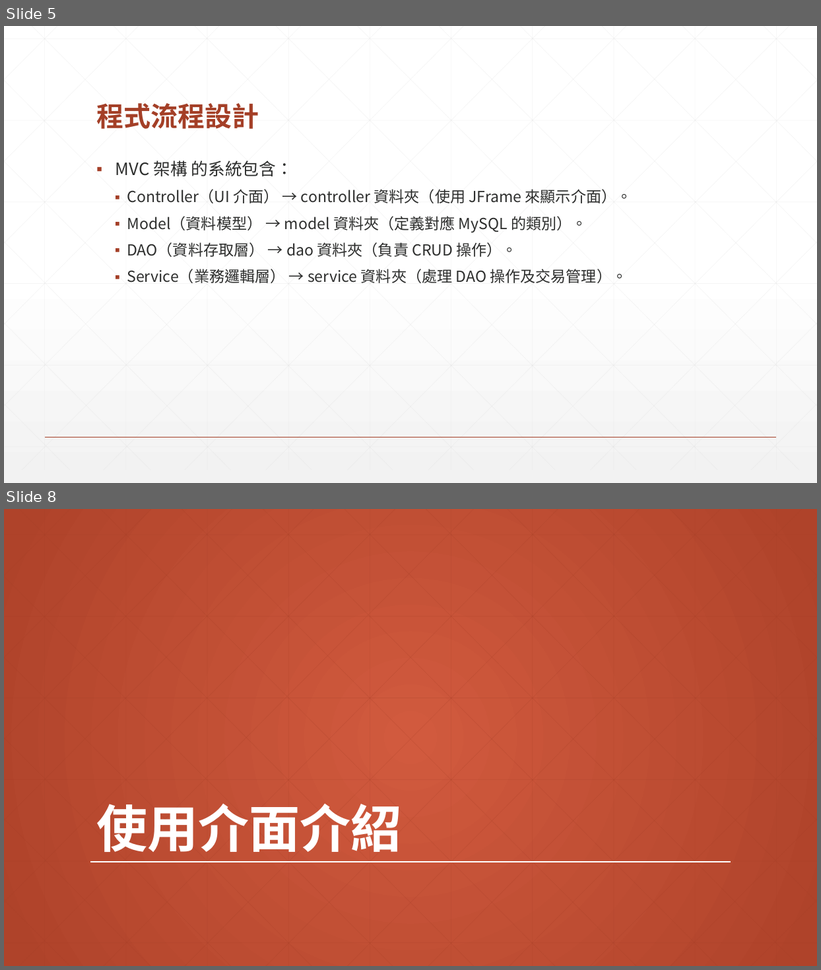
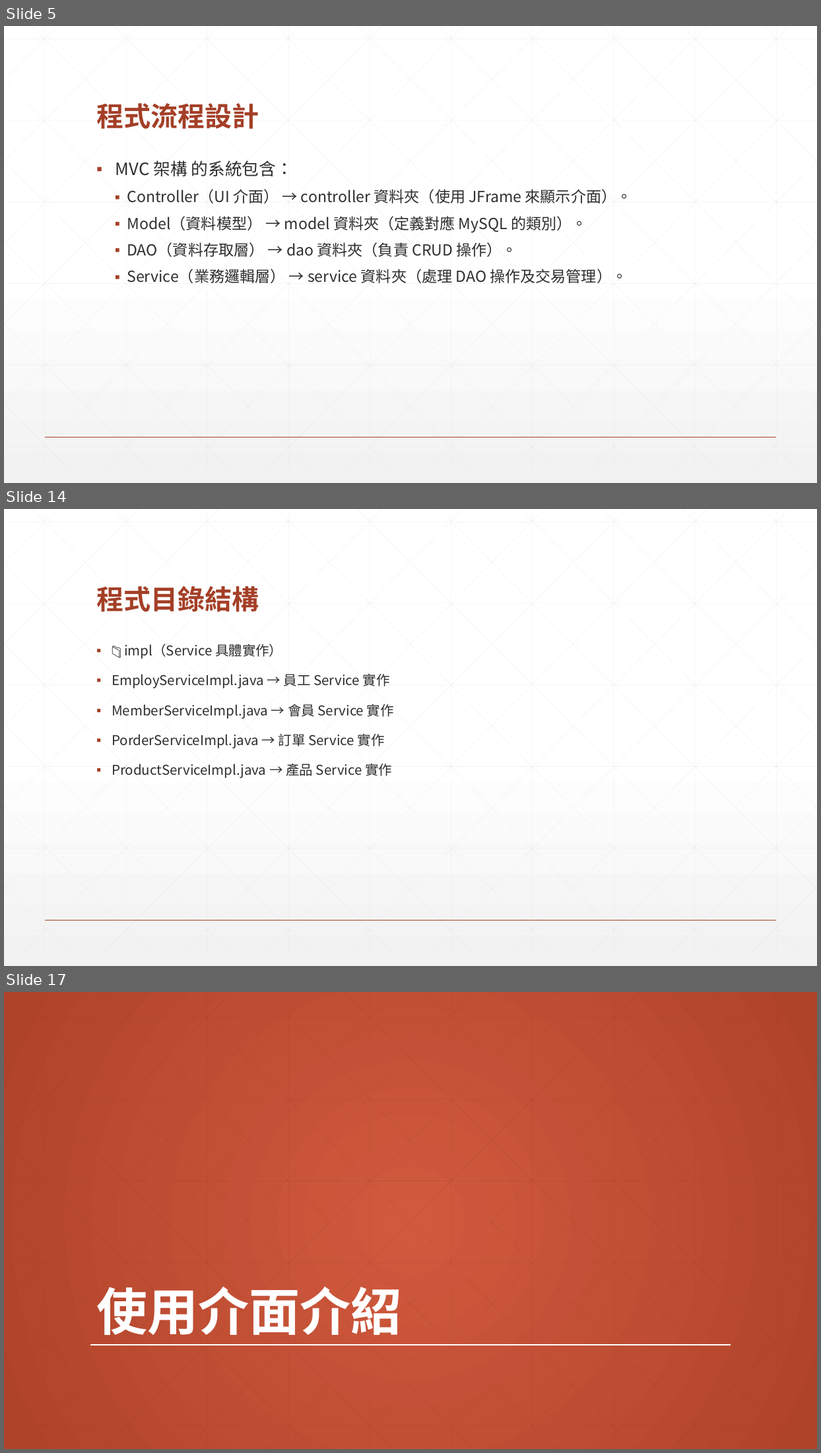
Before and after one commit to guyverfax/SportProject, a slide deck: 作業5-體育用品店訂單和庫存管理系統.pptx. Shown one above the other, each under a label of ours: slides 5 and 8 before the commit, slides 5, 14 and 17 after it; the slides between them are not shown. The pictures are 821x970 and 821x1453 pixels, drawn with LibreOffice and Linux fonts; fonts in the diff are those of the drawing. Boxes give left, top, right and bottom in pixels: in the first picture for what was removed or moved away, otherwise in the second. Text is boxed around its words. In the diff, an @@ line names an element or a change of style, - is before the commit and + after.

```diff
--- a/作業5-體育用品店訂單和庫存管理系統.pptx
+++ b/作業5-體育用品店訂單和庫存管理系統.pptx
@@ slide 14 added at (x1=4, y1=509, x2=817, y2=966), background gradient #FFFFFF to #F2F2F2; not listed: 47 template elements that a slide beside it also shows @@
@@ title added at (x1=96, y1=586, x2=259, y2=612), 32 pt, text #A43F27, bold @@
+程式目錄結構
@@ text added at (x1=112, y1=644, x2=394, y2=778), 16 pt, text #2D2E2D @@
+▪ 📁 impl（Service 具體實作）
+▪ EmployServiceImpl.java → 員工 Service 實作
+▪ MemberServiceImpl.java → 會員 Service 實作
+▪ PorderServiceImpl.java → 訂單 Service 實作
+▪ ProductServiceImpl.java → 產品 Service 實作
@@ what was slide 8 is now slide 17 @@
```
Also in this commit, not shown: 10 slides changed, 26 other slides added, 2 slides removed.
